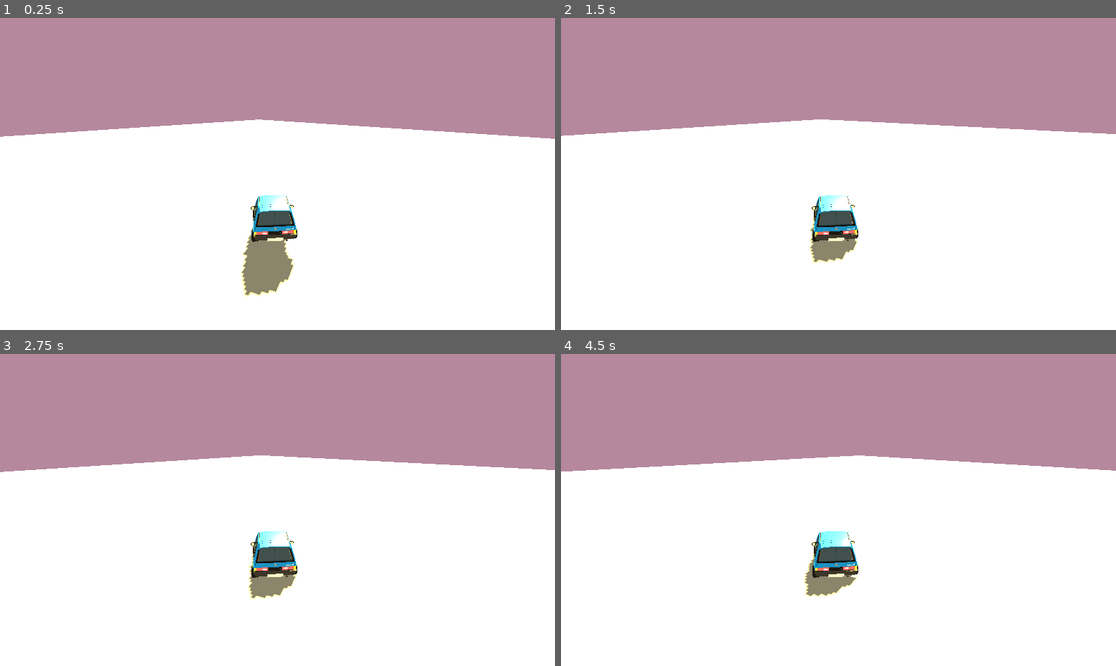
Above: before the commit, frames 1-4 (two rows, left to right).
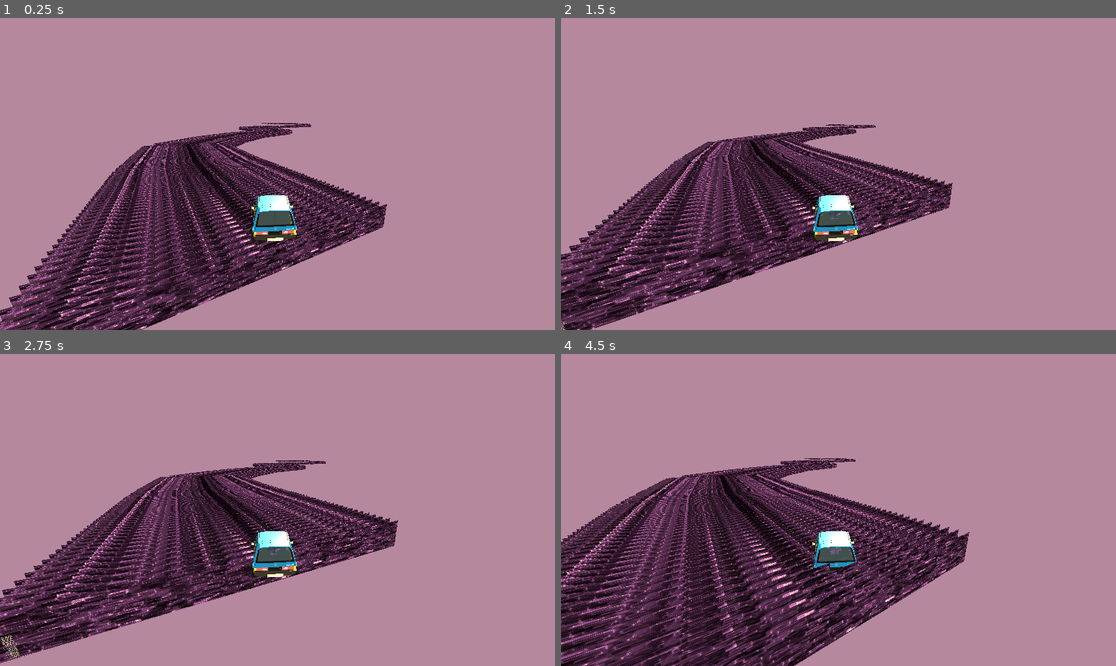
Above: after the commit, the same moments.

Repository: pstaykov/CarInTheEQ
Game: Godot game, scene res://main.tscn
Two runs of this game, one before a commit and one after it. Both use one fixed random seed, a clock stepped at 60 frames per second and the inputs below.
Inputs:
- Up to frame 1 (0.25 s): no input
- Up to frame 2 (1.5 s): hold D (turn_right) 0.53-1.28 s; tap Enter at 1.25 s; hold S (brake) from 1.28 s (still down)
- Up to frame 3 (2.75 s): release S (brake) at 2.03 s; hold D (turn_right) from 2.03 s (still down)
- Up to frame 4 (4.5 s): tap Space at 2.75 s; release D (turn_right) at 2.78 s; hold W (accelerate) 2.78-3.53 s; hold A (turn_left) from 3.53 s (still down)

The runs differ from the first frame. In frame 1, 63% of the frame differs, in the area x 0-100%, y 32-100%; in frame 2, 64%; in frame 3, 64%; in frame 4, 64%.

Commit message:
Added a dynamic curvy road
Testing out a feature. No good texture yet and pretty buggy.

Diff:
--- a/main.tscn
+++ b/main.tscn
@@ -11,10 +11,67 @@
 ambient_light_source = 3
 ambient_light_color = Color(1, 0.962932, 0.785119, 1)
 
-[sub_resource type="BoxMesh" id="BoxMesh_ig7tw"]
+[sub_resource type="GDScript" id="GDScript_1bvp3"]
+script/source = "# Road.gd (attach to the Road Node3D)
+extends Node3D
 
-[sub_resource type="BoxShape3D" id="BoxShape3D_0xm2m"]
-size = Vector3(125.401, 1, 0.994934)
+
+@export var segment_length := 1.0    # length of each quad piece along the path
+@export var width := 10.0             # road width
+@export var segments := 800          # number of segments (increase for smoother road)
+@export var align_rotate_x := true   # rotate plane so it lies flat on XZ
+
+func _ready():
+	var path := get_node(\"Path3D\") as Path3D
+	if not path:
+		push_error(\"path_node isn't a Path3D.\")
+		return
+
+	# create a reusable plane mesh for each segment
+	var plane := PlaneMesh.new()
+	plane.size = Vector2(width, segment_length)
+
+	# optionally create a material or texture here:
+	var mat = StandardMaterial3D.new()
+	mat.albedo_texture = preload(\"res://Road_texture.jpg\")
+	plane.material = mat
+
+	# cleanup any previous children used for segments
+	for c in path.get_children():
+		if c is PathFollow3D:
+			c.queue_free()
+
+	# create segments
+	for i in range(segments):
+		var pf := PathFollow3D.new()
+		path.add_child(pf)
+		pf.progress_ratio = float(i) / max(1, segments - 1)
+
+
+		var mi := MeshInstance3D.new()
+		mi.mesh = plane.duplicate()  # instance of the plane
+		if align_rotate_x:
+			# plane default faces +Z; rotate to lie flat on XZ plane
+			mi.rotate_x(deg_to_rad(90.0))
+			pf.add_child(mi)
+
+			var body := StaticBody3D.new()
+			var col := CollisionShape3D.new()
+			var box := BoxShape3D.new()
+			box.size = Vector3(width, 0.1, segment_length) # thin box covering the road piece
+			col.shape = box
+			body.add_child(col)
+			pf.add_child(body)
+
+		# optionally adjust UV scale or material to tile texture nicely
+"
+
+[sub_resource type="Curve3D" id="Curve3D_lquwl"]
+_data = {
+"points": PackedVector3Array(0, 0, 0, 0, 0, 0, 0, 0, 0.018, 0, 0, 0, 0, 0, 0, 4.95288, 0.00396729, 10.5807, 0, 0, 0, 0, 0, 0, 9.66506, 0.00774384, 22.7686, 0, 0, 0, 0, 0, 0, 7.63159, 0.00614166, 33.8941, 0, 0, 0, 0, 0, 0, 3.58225, 0.00294495, 45.2792, 0, 0, 0, 0, 0, 0, -4.58488, -0.00354767, 56.2195, 0, 0, 0, 0, 0, 0, -4.41943, -0.00340271, 62.2661, 0, 0, 0, 0, 0, 0, 3.87088, 0.00323486, 83.4855, 0, 0, 0, 0, 0, 0, 3.68171, 0.00310516, 92.0728, 0, 0, 0, 0, 0, 0, -26.8599, -0.286865, 121.57, 0, 0, 0, 0, 0, 0, -39.235, -0.403763, 178.87, 0, 0, 0, 0, 0, 0, -5.65094, -0.0836945, 207.292),
+"tilts": PackedFloat32Array(0, 0, 0, 0, 0, 0, 0, 0, 0, 0, 0, 0)
+}
+point_count = 12
 
 [sub_resource type="BoxShape3D" id="BoxShape3D_1bvp3"]
 size = Vector3(1.02294, 2.2668, 0.657196)
@@ -32,16 +89,13 @@
 environment = SubResource("Environment_7dm0k")
 
 [node name="road" type="Node3D" parent="."]
+script = SubResource("GDScript_1bvp3")
 
-[node name="MeshInstance3D" type="MeshInstance3D" parent="road"]
-transform = Transform3D(-0.000437114, 0, -98.595, 0, 1, 0, 10000, 0, -4.30972e-06, 0, 0, 0)
-mesh = SubResource("BoxMesh_ig7tw")
+[node name="Path3D" type="Path3D" parent="road"]
+curve = SubResource("Curve3D_lquwl")
 
-[node name="StaticBody3D" type="StaticBody3D" parent="road"]
-
-[node name="CollisionShape3D" type="CollisionShape3D" parent="road/StaticBody3D"]
-transform = Transform3D(-3.49691e-07, 0, 100.005, 0, 1, 0, -8, 0, -4.37136e-06, -2.15713e-05, 0, -493.495)
-shape = SubResource("BoxShape3D_0xm2m")
+[node name="CollisionShape3D" type="CollisionShape3D" parent="road/Path3D"]
+transform = Transform3D(1000, 0, 0, 0, 10, 0, 0, 0, 1000, 0, 0, 0)
 
 [node name="VehicleBody3D" type="VehicleBody3D" parent="."]
 transform = Transform3D(1, 0, 0, 0, 1, 0, 0, 0, 1, -0.000281334, 0.657219, -0.00313276)
@@ -54,7 +108,7 @@
 steer_speed = 2.0
 
 [node name="CollisionShape3D" type="CollisionShape3D" parent="VehicleBody3D"]
-transform = Transform3D(1.31, 0, 0, 0, 0.437, 0, 0, 0, 2.62, 0.0200424, 0.483982, 0.0334751)
+transform = Transform3D(1.31, 0, 0, 0, 0.437, 0, 0, 0, 2.62, 0.0200424, 0.483982, 0.013406)
 shape = SubResource("BoxShape3D_1bvp3")
 
 [node name="WheelFL" type="VehicleWheel3D" parent="VehicleBody3D"]
--- /dev/null
+++ b/road.gd
@@ -0,0 +1 @@
+extends Node3D
Binary file added: Road_texture.jpg
Not shown, added: Road_texture.jpg.import
Not shown: 1 places in main.tscn that only renumber resources
Not shown, added: road.gd.uid
